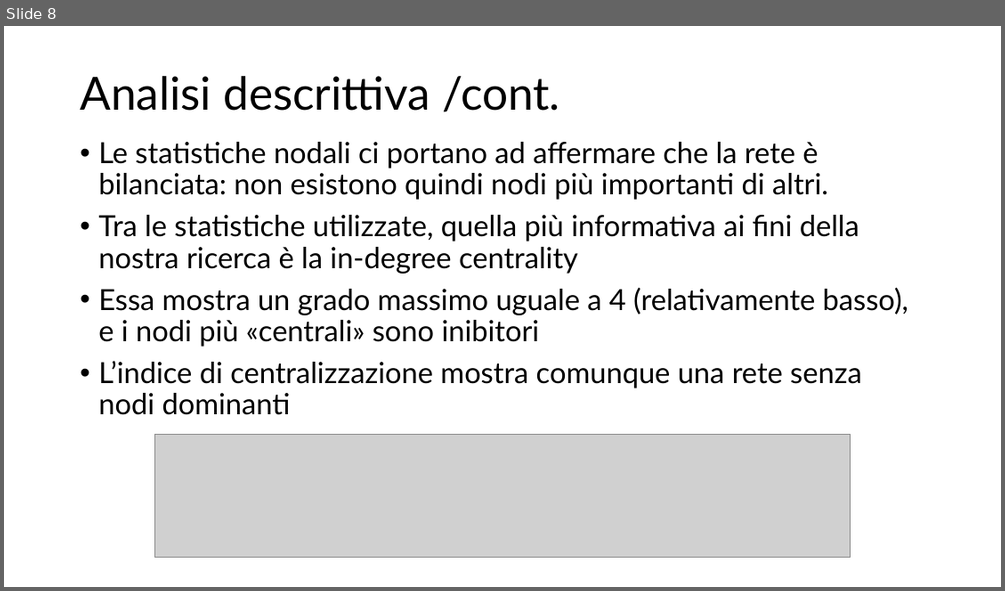
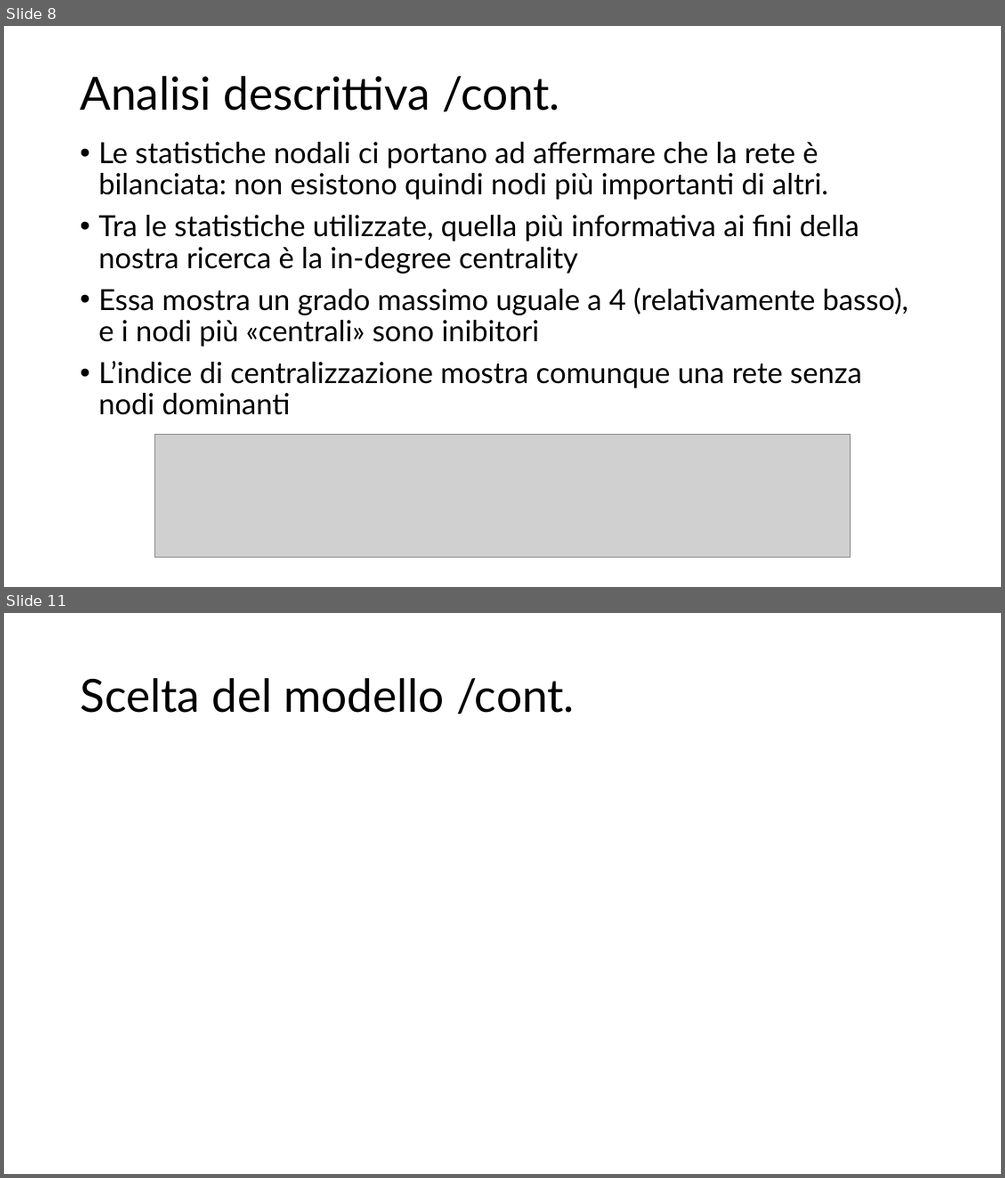
Before and after one commit to cMancio00/sand-2024, a slide deck: Analysis of visual cortical neurons of mice.pptx. Shown one above the other, each under a label of ours: slide 8 before the commit, slides 8 and 11 after it; the slides between them are not shown. The pictures are 1005x591 and 1005x1178 pixels, drawn with LibreOffice and Linux fonts; fonts in the diff are those of the drawing; grey boxes stand for pictures. Boxes give left, top, right and bottom in pixels: in the first picture for what was removed or moved away, otherwise in the second. Text is boxed around its words. In the diff, an @@ line names an element or a change of style, - is before the commit and + after.

```diff
--- a/Analysis of visual cortical neurons of mice.pptx
+++ b/Analysis of visual cortical neurons of mice.pptx
@@ slide 11 added at [4,613,1001,1174], background #FFFFFF @@
@@ title added at [80,678,574,714], 44 pt, text #000000 @@
+Scelta del modello /cont.
```
Also in this commit, not shown: 1 slide changed, 6 other slides added, 4 other files.
